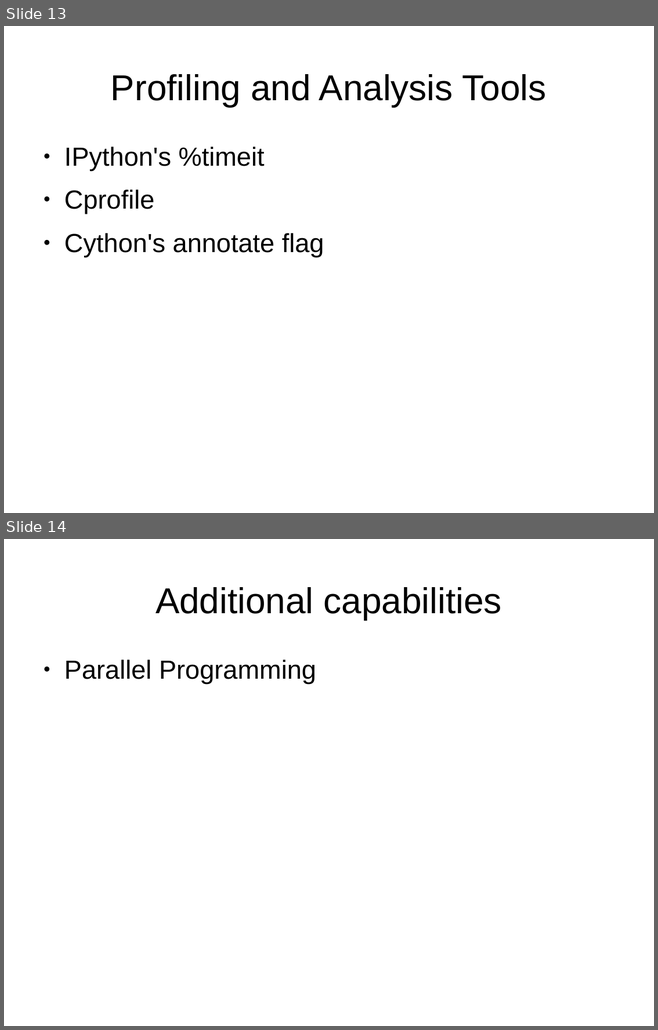
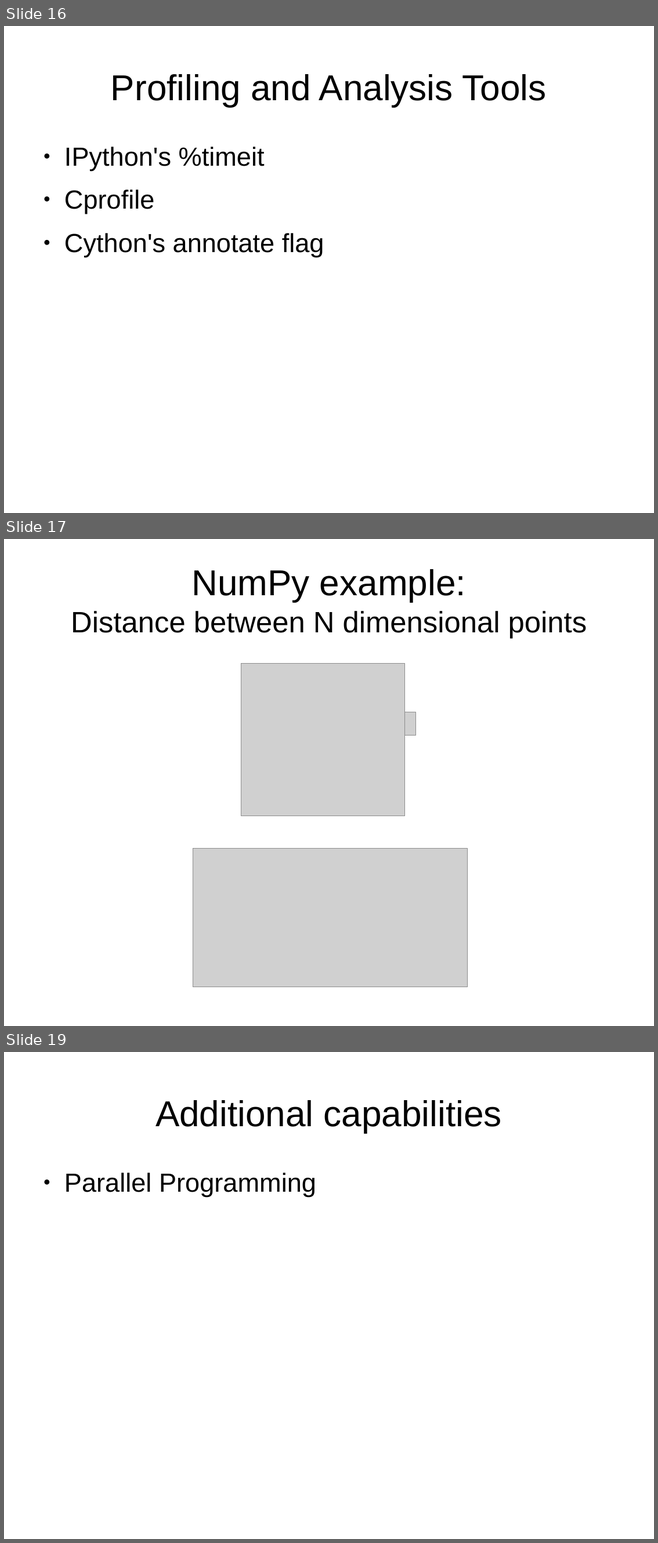
Before and after one commit to bmagill1250/757_Python_Users, a slide deck: April_2015/Cython_2015-04-08.odp. Shown one above the other, each under a label of ours: slides 13 and 14 before the commit, slides 16, 17 and 19 after it; the slides between them are not shown. The pictures are 658x1030 and 658x1543 pixels, drawn with LibreOffice and Linux fonts; fonts in the diff are those of the drawing; grey boxes stand for pictures. Boxes give left, top, right and bottom in pixels: in the first picture for what was removed or moved away, otherwise in the second. Text is boxed around its words. In the diff, an @@ line names an element or a change of style, - is before the commit and + after.

Commit message:
Filled out many of the slides for the presentation
Sinc plot added. Also code for all examples

```diff
--- a/April_2015/Cython_2015-04-08.odp
+++ b/April_2015/Cython_2015-04-08.odp
@@ slide 17 added at [4,539,654,1026], background #FFFFFF @@
@@ title added at [71,569,586,638], 36 pt, text #000000 @@
+NumPy example:
+Distance between N dimensional points
@@ picture added at [241,663,405,816] @@
@@ picture added at [369,712,416,735] @@
@@ picture added at [192,849,467,987] @@
@@ what was slide 13 is now slide 16 @@
@@ what was slide 14 is now slide 19 @@
```
Also in this commit, not shown: 6 slides changed, 9 other slides added, 4 slides removed, 18 other files.
